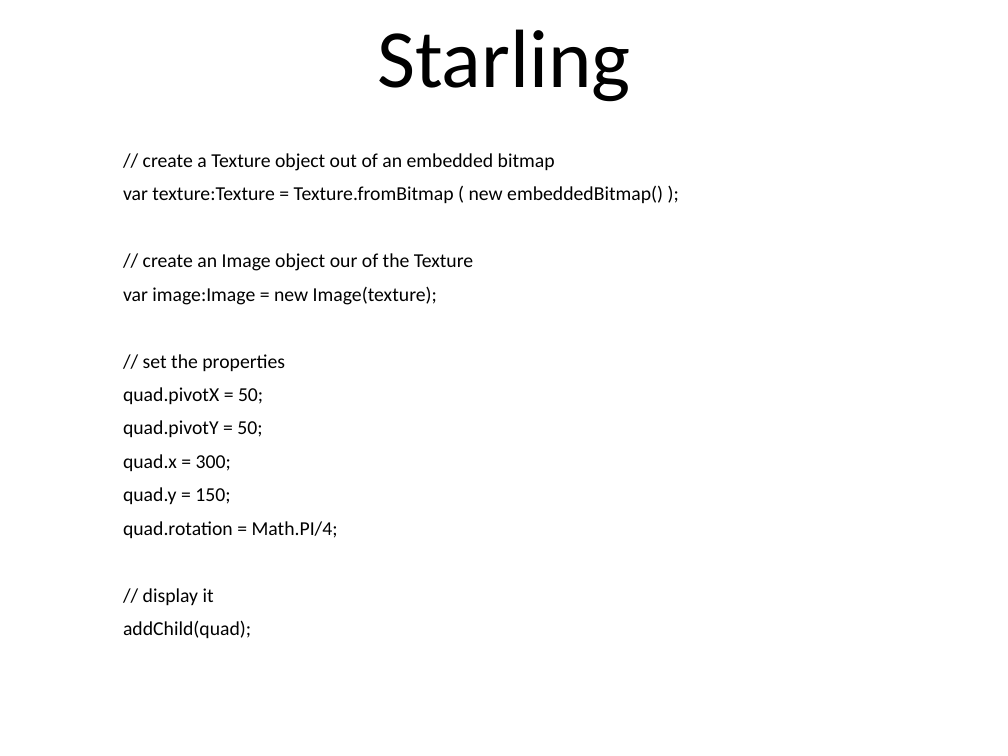
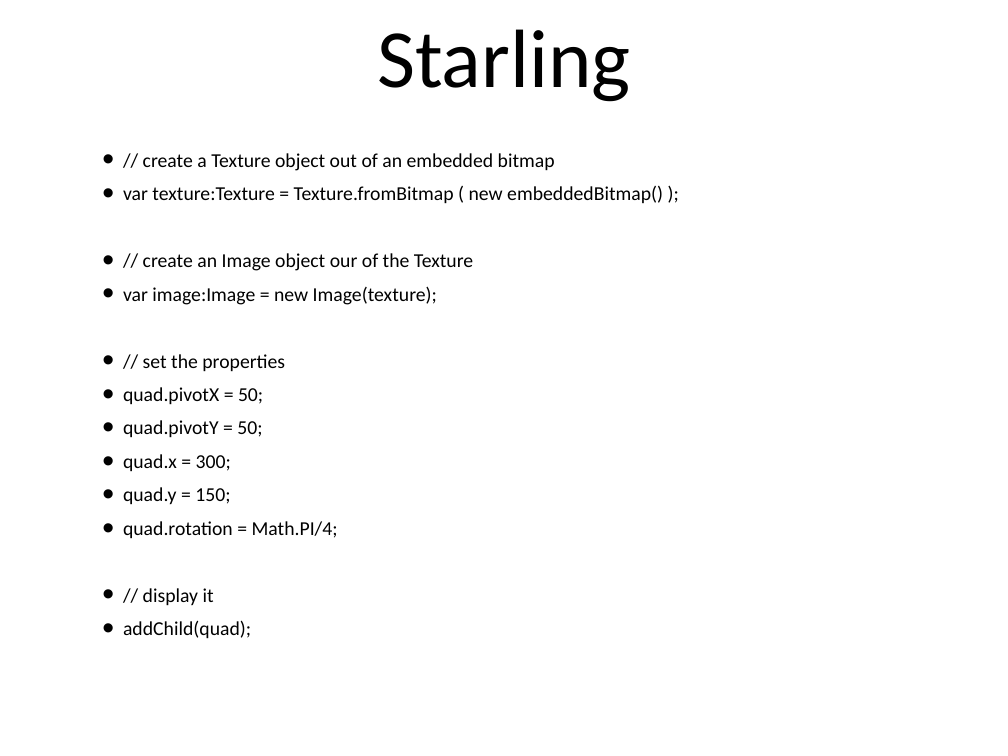
Before and after one commit to schadov/241m-lectures, a slide deck: slide 38 of Stage3D_2.ppt (slide 33 before the commit). Drawn at 1008x756 pixels with LibreOffice and Linux fonts; fonts in the diff are those of the drawing. Boxes give left, top, right and bottom in pixels: in the first picture for what was removed or moved away, otherwise in the second. Text is boxed around its words. In the diff, an @@ line names an element or a change of style, - is before the commit and + after.

```diff
--- a/Stage3D_2.ppt
+++ b/Stage3D_2.ppt
@@ text "// create a Texture object ..." at box(123, 153, 663, 639): bullet none to • @@
```
Also in this commit, not shown: 5 other slides changed, 7 slides added.
